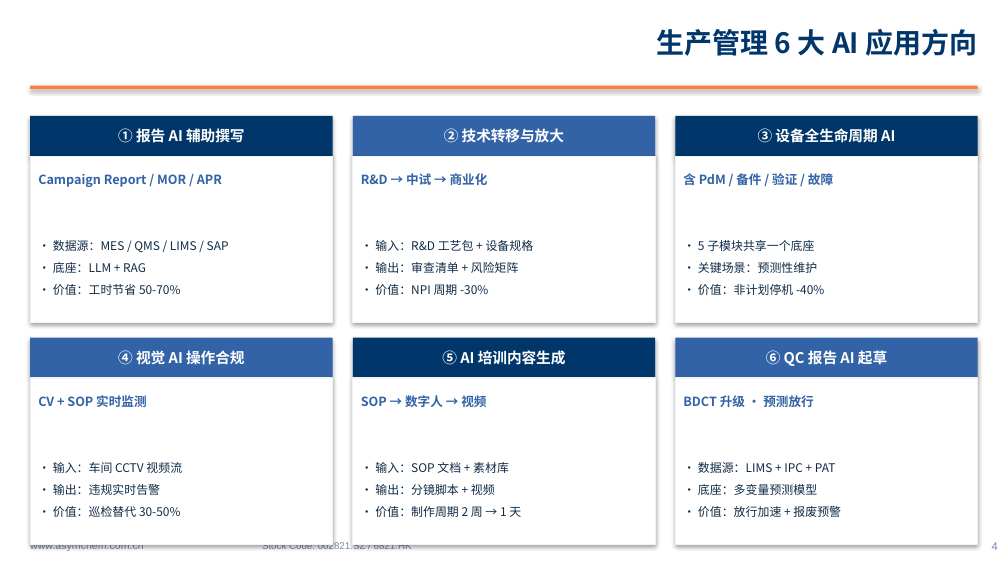
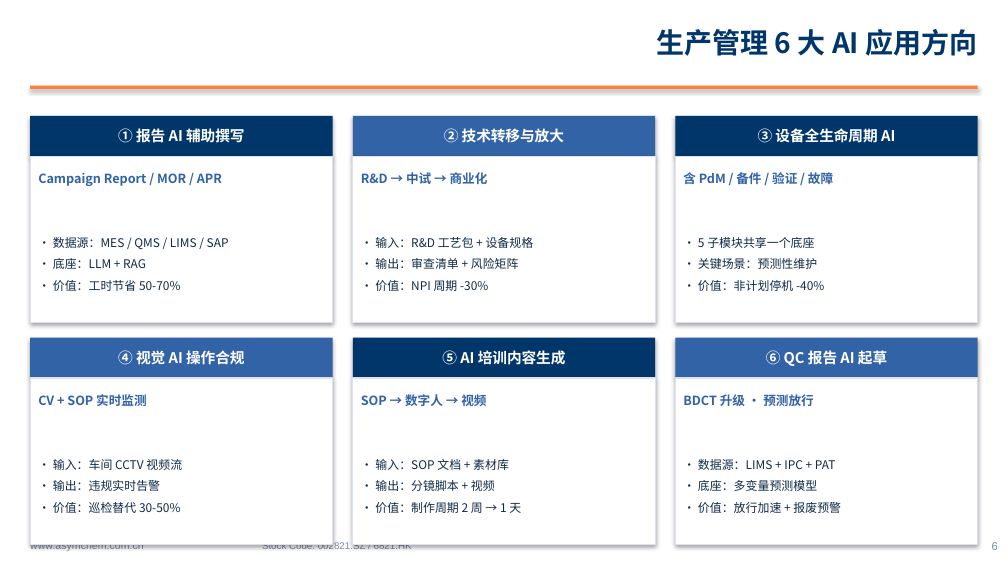
Before and after one commit to peterli0913/PML, a slide deck: slide 6 of AI_推进汇报_2026上半年.pptx (slide 4 before the commit). Drawn at 1008x567 pixels with LibreOffice and Linux fonts; fonts in the diff are those of the drawing. Boxes give left, top, right and bottom in pixels: in the first picture for what was removed or moved away, otherwise in the second. Text is boxed around its words. In the diff, an @@ line names an element or a change of style, - is before the commit and + after.

```diff
--- a/AI_推进汇报_2026上半年.pptx
+++ b/AI_推进汇报_2026上半年.pptx
@@ outline #F0F4FA 0.75 pt to #DCE3EF 0.75 pt in 6 elements at box(30, 156, 333, 323), box(353, 156, 655, 323), box(675, 156, 978, 323), box(30, 378, 333, 544), box(353, 378, 655, 544), box(675, 378, 978, 544) @@
@@ line spacing 1.35 to 1.3 in 6 elements at box(38, 173, 229, 291), box(361, 172, 534, 291), box(683, 170, 833, 291), box(38, 394, 182, 513), box(361, 392, 521, 513), box(683, 394, 841, 513) @@
@@ text at box(992, 542, 998, 550): text changed @@
-4
+6
```
Also in this commit, not shown: 7 other slides changed, 3 slides added, 1 other file.
